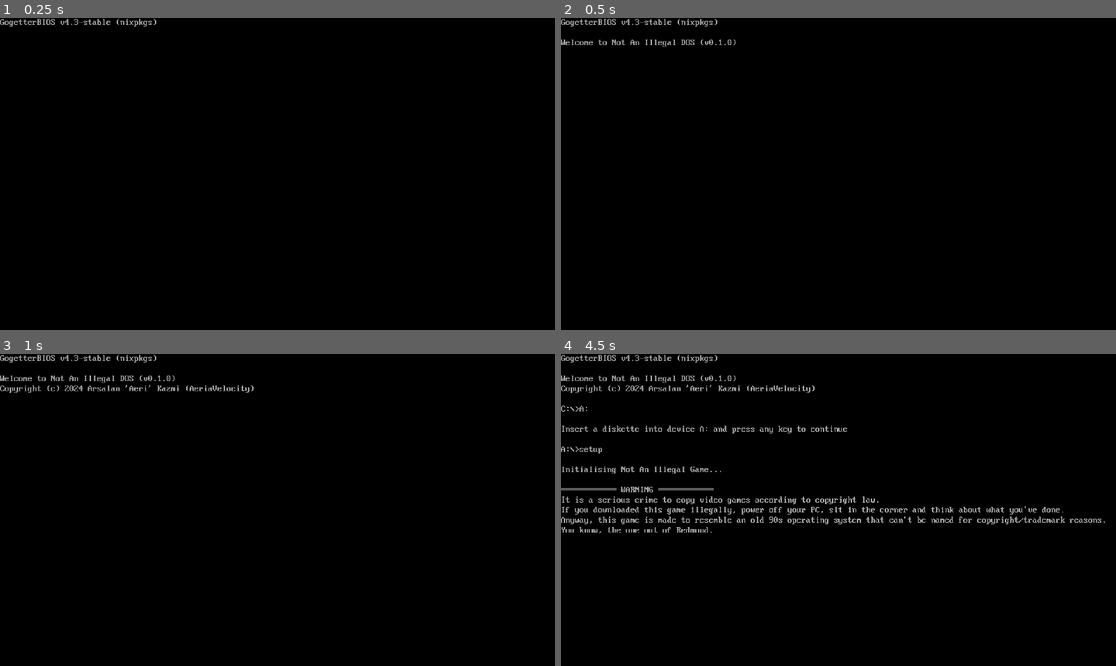
Above: before the commit, frames 1-4 (two rows, left to right).
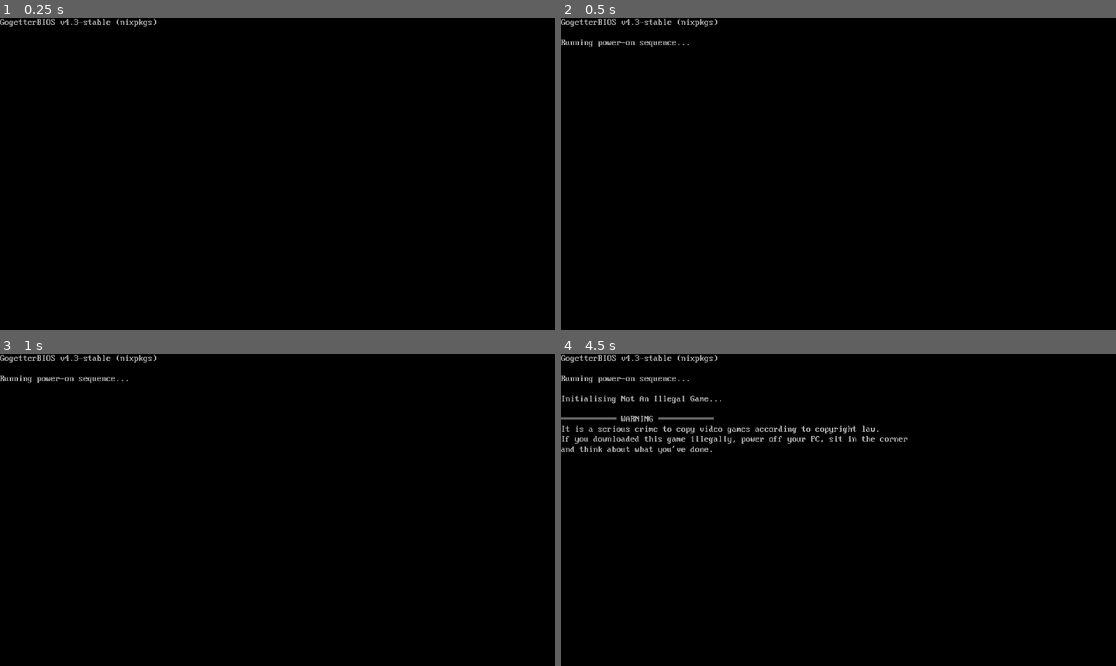
Above: after the commit, the same moments.

Repository: AeriaVelocity/not-an-illegal-game
Game: Godot game, scene res://Scenes/intro.tscn
The game is run twice, just before and just after one commit, with the same random seed, the same clock (stepped at 60 frames per second) and the same inputs.
Inputs:
- Up to frame 1 (0.25 s): no input
- Up to frame 2 (0.5 s): no input
- Up to frame 3 (1 s): tap Enter (ui_accept) at 0.5, 0.77 s
- Up to frame 4 (4.5 s): tap Enter (ui_accept) at 1.25, 1.52, 2, 2.75, 3.02, 3.5, 3.77 s

Frame 1 is identical in both runs. In frame 2, 0.3% of the frame differs, in the area x 0-32%, y 6-10%; in frame 3, 0.6%; in frame 4, 4.4%, in the area x 0-98%, y 6-58%.

Commit message:
The game now boots into NAI-DOS

Diff:
--- a/Scenes/not_an_illegal_dos.tscn
+++ b/Scenes/not_an_illegal_dos.tscn
@@ -25,4 +25,5 @@
 theme_override_fonts/font = ExtResource("1_6xahl")
 theme_override_font_sizes/font_size = 32
 theme_override_styles/normal = SubResource("StyleBoxFlat_ypksv")
+caret_blink = true
 script = ExtResource("1_236wm")
--- a/Scripts/intro_sequence.gd
+++ b/Scripts/intro_sequence.gd
@@ -11,39 +11,32 @@
 
 var HEADER = """GogetterBIOS v{engine_version}
 
-Welcome to Not An Illegal DOS (v{game_version})
-Copyright (c) 2024 Arsalan 'Aeri' Kazmi (AeriaVelocity)
-
-{extra_info}""".format(version_strings)
+Running power-on sequence...
+(WAIT=1.5s)
+{extra_info}Initialising Not An Illegal Game...
+(WAIT=1s)
+""".format(version_strings)
 
 var WEB_TEXT = HEADER + """This game is not supported inside a web browser.
 
 System halted."""
 
-var STARTUP_TEXT = HEADER + """C:\\>(TYPED)naig
+var ANTI_PIRACY_TEXT = """════════════ WARNING ════════════
+It is a serious crime to copy video games according to copyright law.
+If you downloaded this game illegally, power off your PC, sit in the corner
+and think about what you've done.
 
-Starting Not An Illegal Game...
-(WAIT=0.8s)
-(SCENE=Scenes/startup.tscn)"""
+Anyway, this game is made to resemble an old 90s operating system that can't
+be named for copyright/trademark reasons. You know, the one out of Redmond.
 
-var SETUP_TEXT = HEADER + """C:\\>(TYPED)A:
+Just letting you know now: EVERYTHING BEYOND THIS POINT is fictional, no matter
+how similar to a real PC this may look like.
 
-Insert a diskette into device A: and press any key to continue
-(WAIT=0.6s)
-A:\\>(WAIT=0.3s)(TYPED)setup
-
-Initialising Not An Illegal Game...
-
-════════════ WARNING ════════════
-It is a serious crime to copy video games according to copyright law.
-If you downloaded this game illegally, power off your PC, sit in the corner and think about what you've done.
-Anyway, this game is made to resemble an old 90s operating system that can't be named for copyright/trademark reasons. You know, the one out of Redmond.
-Just letting you know now: EVERYTHING BEYOND THIS POINT is fictional, no matter how similar to a real PC this may look like.
-If you accept these terms, press the Enter key to proceed to Setup.
+If you accept these terms, press the Enter key to proceed to NAI-DOS.
 (You won't see this screen again next time you start the game.)
 
 (USERWAIT)
-(SCENE=Scenes/preinstallation.tscn)"""
+(SCENE=Scenes/not_an_illegal_dos.tscn)"""
 
 func animate_characters(line, speed):
     var index = line.find("(TYPED)")
@@ -156,9 +149,9 @@
 
     match OS.get_name():
         "Web":
-            animate_text(WEB_TEXT.format({ "extra_info": get_extra_info() }))
+            animate_text(HEADER.format({ "extra_info": get_extra_info() }) + WEB_TEXT)
         _:
-            animate_text(SETUP_TEXT.format({ "extra_info": get_extra_info() }))
+            animate_text(HEADER.format({ "extra_info": get_extra_info() }) + ANTI_PIRACY_TEXT)
 
 func _input(event):
     if event is InputEventKey and Input.is_action_just_pressed("ui_accept"):
--- a/Scripts/not_an_illegal_dos.gd
+++ b/Scripts/not_an_illegal_dos.gd
@@ -1,13 +1,20 @@
 extends TextEdit
 
-var motd = """To run Setup again, type `setup`.
+var motd = """
+Welcome to Not An Illegal DOS (v{game_version})
+Copyright (C) 2024 Arsalan "Aeri" Kazmi (AeriaVelocity)
 
-%s""" % get_prompt()
+Type `setup` to install Not An Illegal Game.""".format(
+    {"game_version": ProjectSettings.get_setting("application/config/version")}
+)
 
-var prompt = "A:\\> "
+var prompt: String = "A:\\>"
 
 func _ready():
-    text = motd
+    if Signals.already_been_in_setup:
+        motd = """
+Type `setup` to return to Setup."""
+    text = motd + "\n\n%s" % get_prompt()
     call_deferred("grab_focus")
     reset_caret_position()
 
--- a/Scripts/preinstallation_interaction.gd
+++ b/Scripts/preinstallation_interaction.gd
@@ -64,6 +64,7 @@
     $ExitPrompt.hide()
 
 func exit_to_dos():
+    Signals.already_been_in_setup = true
     get_tree().change_scene_to_file("res://Scenes/not_an_illegal_dos.tscn")
 
 func set_keys():
--- a/Scripts/signals.gd
+++ b/Scripts/signals.gd
@@ -4,3 +4,5 @@
 signal request_exit
 
 var current_screen = 0
+
+var already_been_in_setup = false
